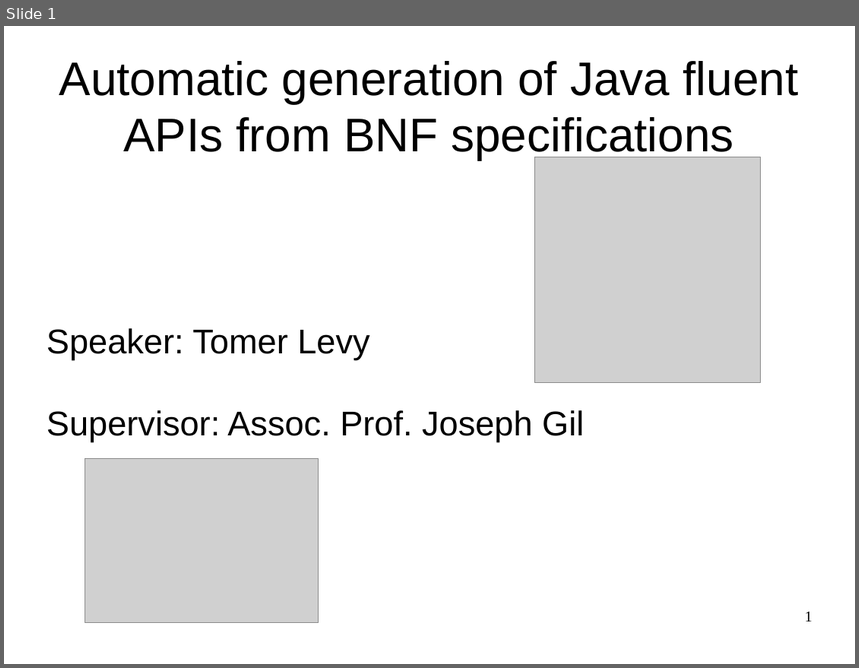
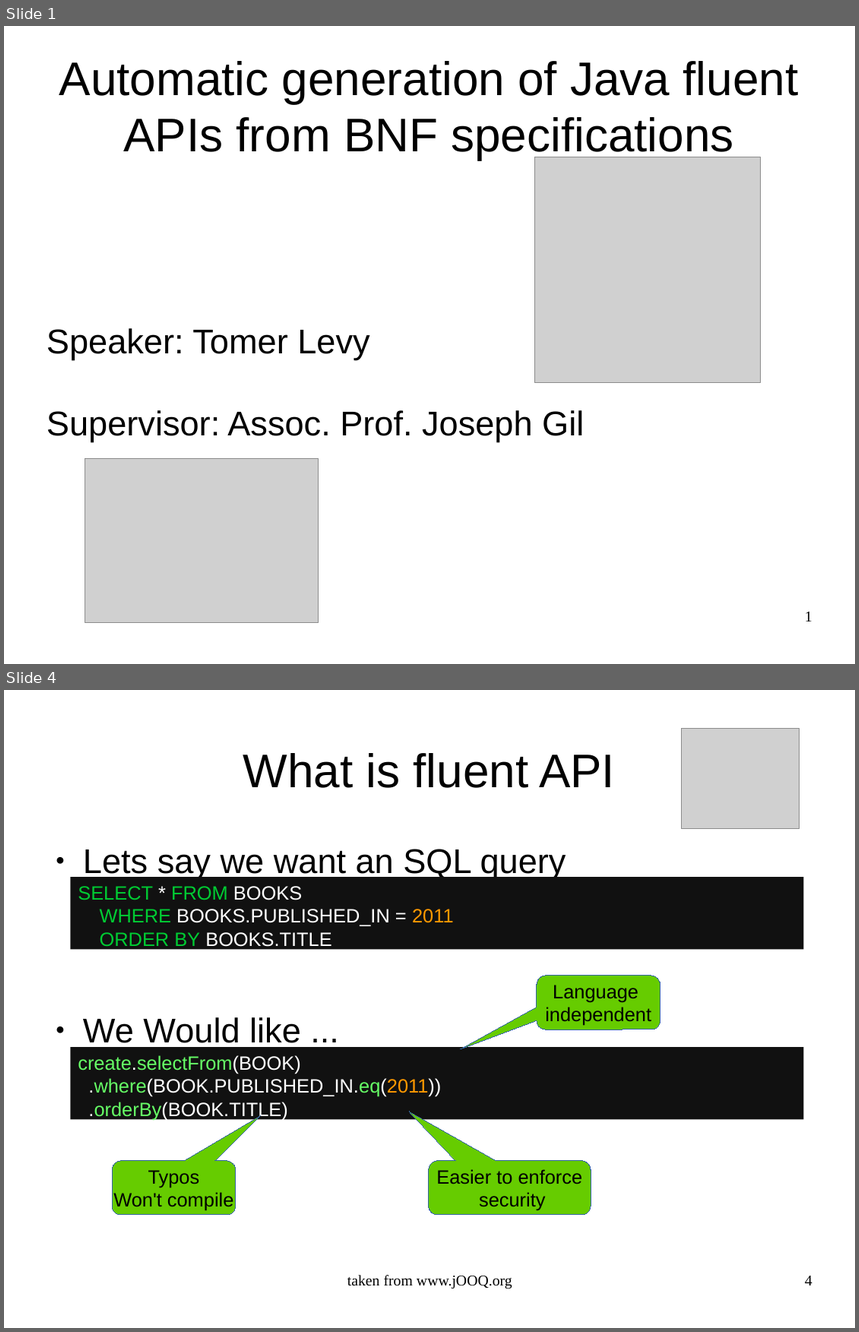
Before and after one commit to OriRoth/fling, a slide deck: Manuscripts/Thesis Seminar/Thesis Seminar.odp. Shown one above the other, each under a label of ours: slide 1 before the commit, slides 1 and 4 after it; the slides between them are not shown. The pictures are 859x668 and 859x1332 pixels, drawn with LibreOffice and Linux fonts; fonts in the diff are those of the drawing; grey boxes stand for pictures. Boxes give left, top, right and bottom in pixels: in the first picture for what was removed or moved away, otherwise in the second. Text is boxed around its words. In the diff, an @@ line names an element or a change of style, - is before the commit and + after.

```diff
--- a/Manuscripts/Thesis Seminar/Thesis Seminar.odp
+++ b/Manuscripts/Thesis Seminar/Thesis Seminar.odp
@@ slide 4 added at (x1=4, y1=690, x2=855, y2=1328), background #FFFFFF @@
@@ picture added at (x1=682, y1=729, x2=800, y2=829) @@
@@ title added at (x1=243, y1=753, x2=615, y2=788), 44 pt, text #000000 @@
+What is fluent API
@@ text added at (x1=83, y1=849, x2=566, y2=1049), 32 pt, text #000000 @@
+● Lets say we want an SQL query
+● We Would like ...
@@ rectangle added at (x1=70, y1=877, x2=804, y2=949), fill #111111, 18 pt, text #FFFFFF @@
+SELECT * FROM BOOKS
+WHERE BOOKS.PUBLISHED_IN = 2011
+ORDER BY BOOKS.TITLE
@@ rounded speech box added at (x1=537, y1=976, x2=661, y2=1030), fill #66CC00, outline #3465A4 0 pt, 18 pt, text #000000 @@
+Language
+independent
@@ rectangle added at (x1=70, y1=1048, x2=804, y2=1120), fill #111111, 18 pt, text #FFFFFF @@
+create.selectFrom(BOOK)
+.where(BOOK.PUBLISHED_IN.eq(2011))
+.orderBy(BOOK.TITLE)
@@ rounded speech box added at (x1=112, y1=1161, x2=236, y2=1215), fill #66CC00, outline #3465A4 0 pt, 18 pt, text #000000 @@
+Typos
+Won't compile
@@ rounded speech box added at (x1=429, y1=1161, x2=591, y2=1215), fill #66CC00, outline #3465A4 0 pt, 18 pt, text #000000 @@
+Easier to enforce
+security
@@ text added at (x1=348, y1=1275, x2=512, y2=1290), 14 pt, text #000000 @@
+taken from www.jOOQ.org
@@ page number added at (x1=805, y1=1276, x2=813, y2=1286), 14 pt, text #000000 @@
+4
```
Also in this commit, not shown: 2 slides changed, 5 other slides added, 1 other file.
